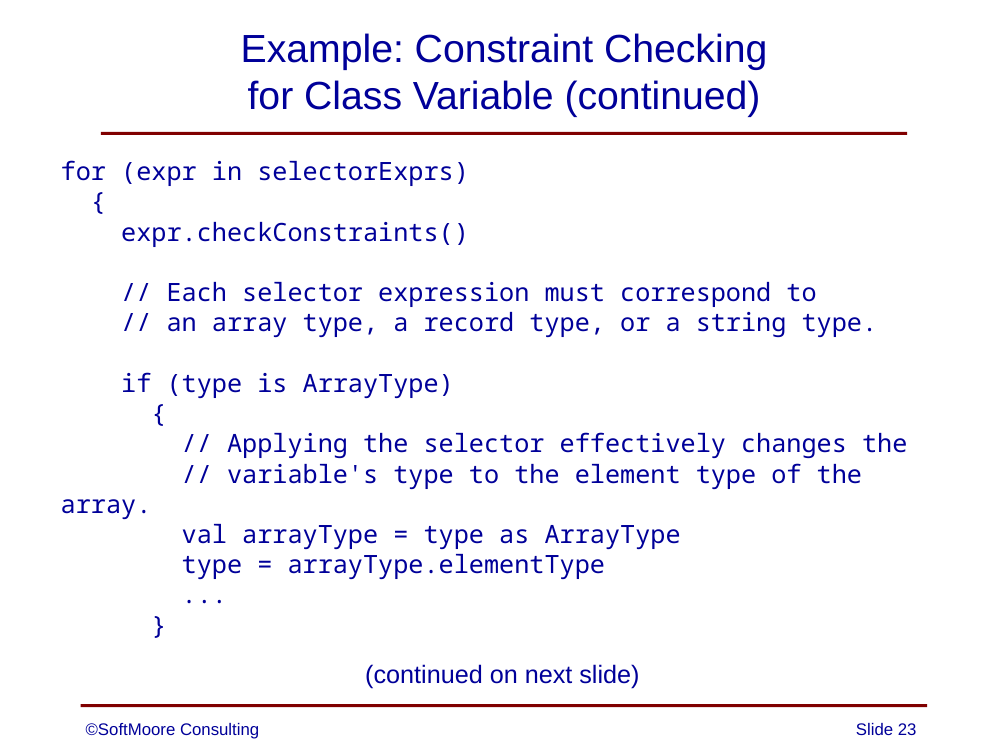
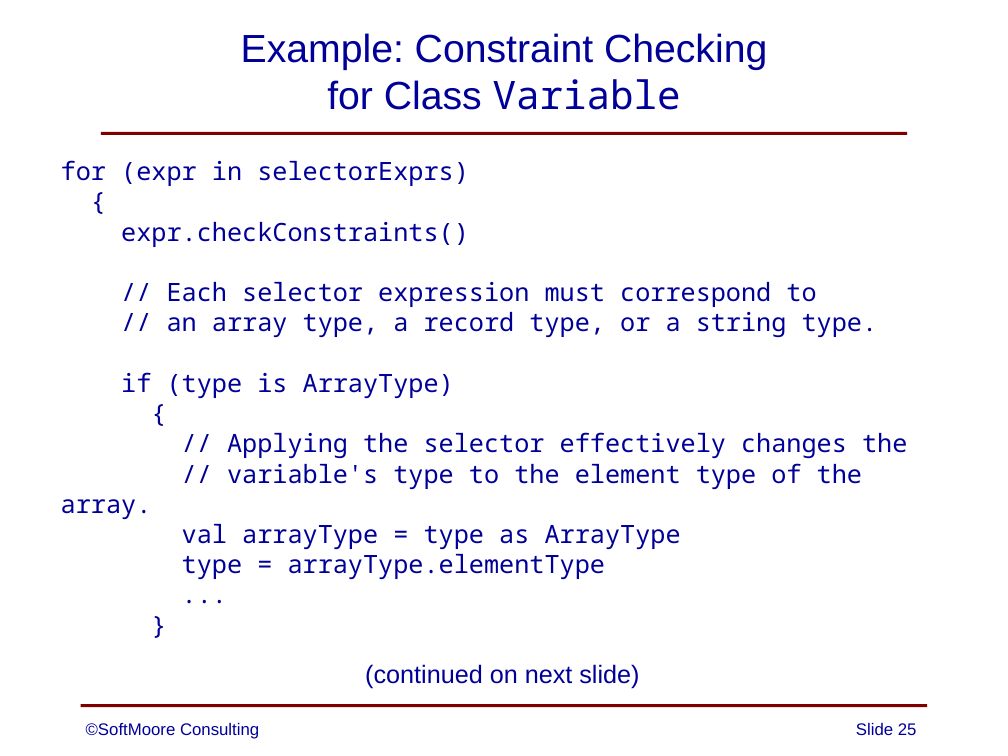
Before and after one commit to SoftMoore/CPRL-Kt-2nd, a slide deck: slide 25 of PowerPoints/09 - Constraint Analysis.pptx (slide 23 before the commit). Drawn at 1008x756 pixels with LibreOffice and Linux fonts; fonts in the diff are those of the drawing. Boxes give left, top, right and bottom in pixels: in the first picture for what was removed or moved away, otherwise in the second. Text is boxed around its words. In the diff, an @@ line names an element or a change of style, - is before the commit and + after.

```diff
--- a/PowerPoints/09 - Constraint Analysis.pptx
+++ b/PowerPoints/09 - Constraint Analysis.pptx
@@ title at (241, 33, 767, 110): text changed @@
-Example: Constraint Checking
-for Class Variable (continued)
+Example: Constraint Checking
+for Class Variable
@@ page number at (856, 723, 917, 735): text changed @@
-Slide 23
+Slide 25
```
Also in this commit, not shown: 2 other slides changed, 2 slides added, 1 other file.
